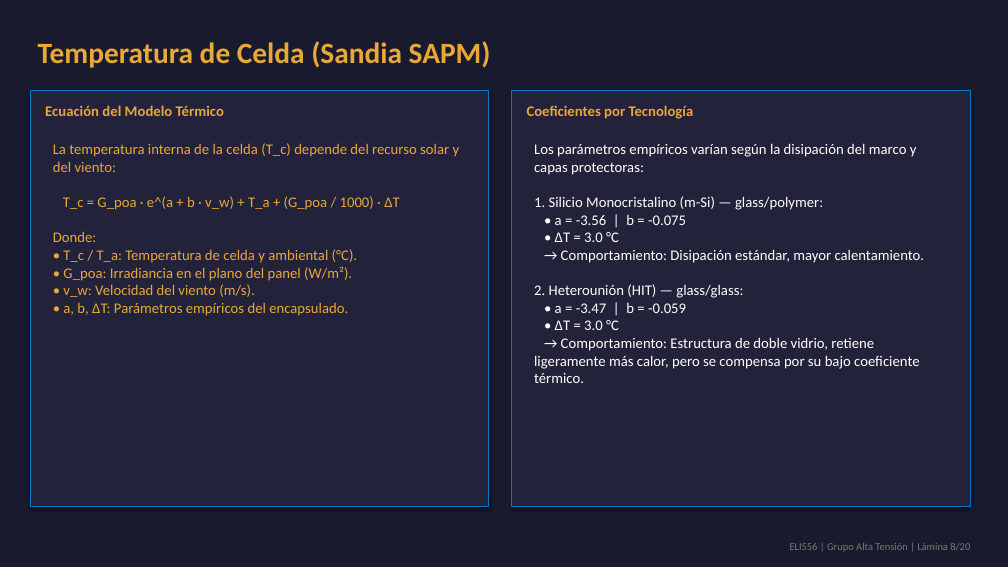
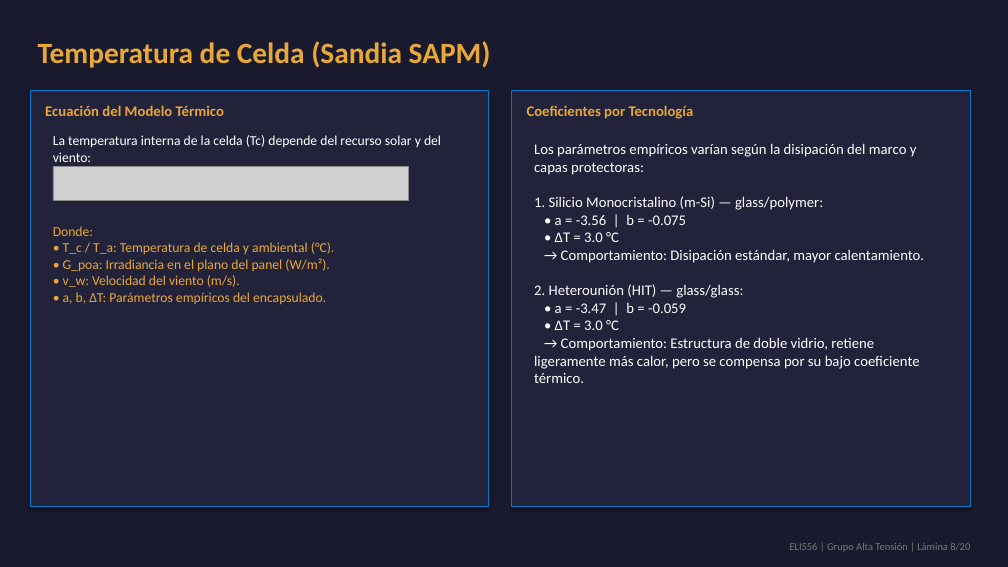
Before and after one commit to theChosen16/t2-paneles, a slide deck: slide 8 of output/Presentacion_Final_ELI556_Atacama.pptx. Drawn at 1008x567 pixels with LibreOffice and Linux fonts; fonts in the diff are those of the drawing; grey boxes stand for pictures. Boxes give left, top, right and bottom in pixels: in the first picture for what was removed or moved away, otherwise in the second. Text is boxed around its words. In the diff, an @@ line names an element or a change of style, - is before the commit and + after.

```diff
--- a/output/Presentacion_Final_ELI556_Atacama.pptx
+++ b/output/Presentacion_Final_ELI556_Atacama.pptx
@@ text added at [53, 135, 441, 162], 13 pt, text #FFFFFF @@
+La temperatura interna de la celda (Tc) depende del recurso solar y del viento:
@@ picture added at [53, 166, 408, 200] @@
@@ text at [53, 226, 335, 304]: text changed; size 14 to 13 pt @@
-La temperatura interna de la celda (T_c) depende del recurso solar y del viento:
-T_c = G_poa · e^(a + b · v_w) + T_a + (G_poa / 1000) · ΔT
-Donde:
-• T_c / T_a: Temperatura de celda y ambiental (°C).
-• G_poa: Irradiancia en el plano del panel (W/m²).
-• v_w: Velocidad del viento (m/s).
-• a, b, ΔT: Parámetros empíricos del encapsulado.
+Donde:
+• T_c / T_a: Temperatura de celda y ambiental (°C).
+• G_poa: Irradiancia en el plano del panel (W/m²).
+• v_w: Velocidad del viento (m/s).
+• a, b, ΔT: Parámetros empíricos del encapsulado.
```
Also in this commit, not shown: 6 other slides changed, 9 other files.
